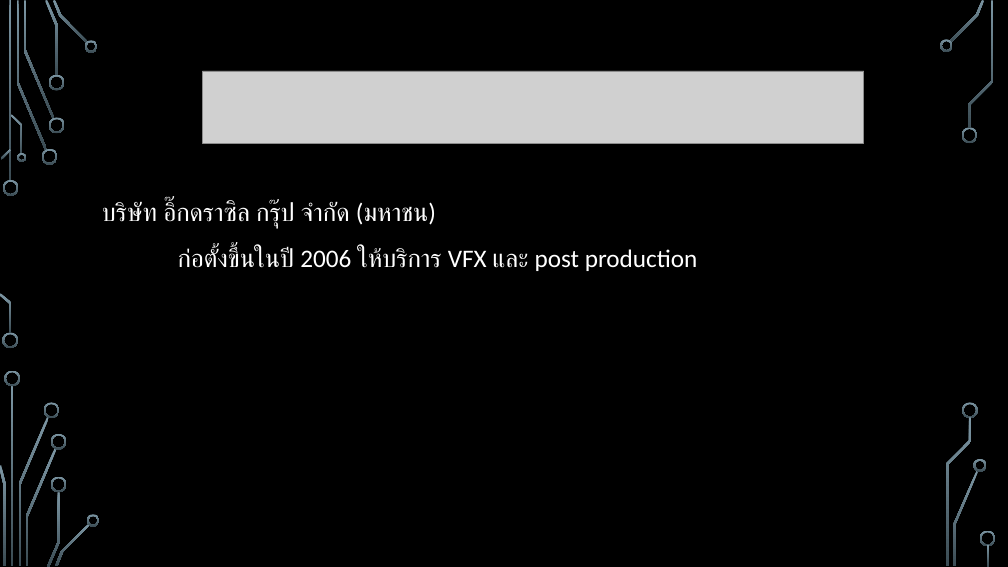
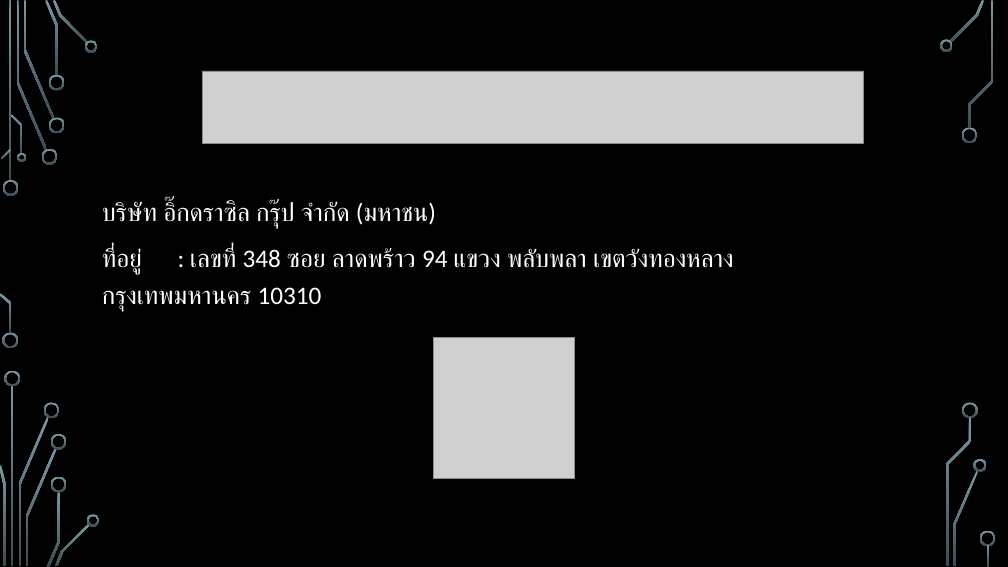
Before and after one commit to MrFermz/leaveAppDoc, a slide deck: slide 3 of Present/master.pptx (slide 2 before the commit). Drawn at 1008x567 pixels with LibreOffice and Linux fonts; fonts in the diff are those of the drawing; grey boxes stand for pictures; background and template pictures are left out. Boxes give left, top, right and bottom in pixels: in the first picture for what was removed or moved away, otherwise in the second. Text is boxed around its words. In the diff, an @@ line names an element or a change of style, - is before the commit and + after.

```diff
--- a/Present/master.pptx
+++ b/Present/master.pptx
@@ text at [102,248,734,310]: text changed @@
-ก่อตั้งขึ้นในปี 2006 ให้บริการ VFX และ post production
+ที่อยู่ : เลขที่ 348 ซอย ลาดพร้าว 94 แขวง พลับพลา เขตวังทองหลาง กรุงเทพมหานคร 10310
@@ picture added at [433,337,575,479] @@
```
Also in this commit, not shown: 3 other slides changed, 4 slides added, 8 other files.
